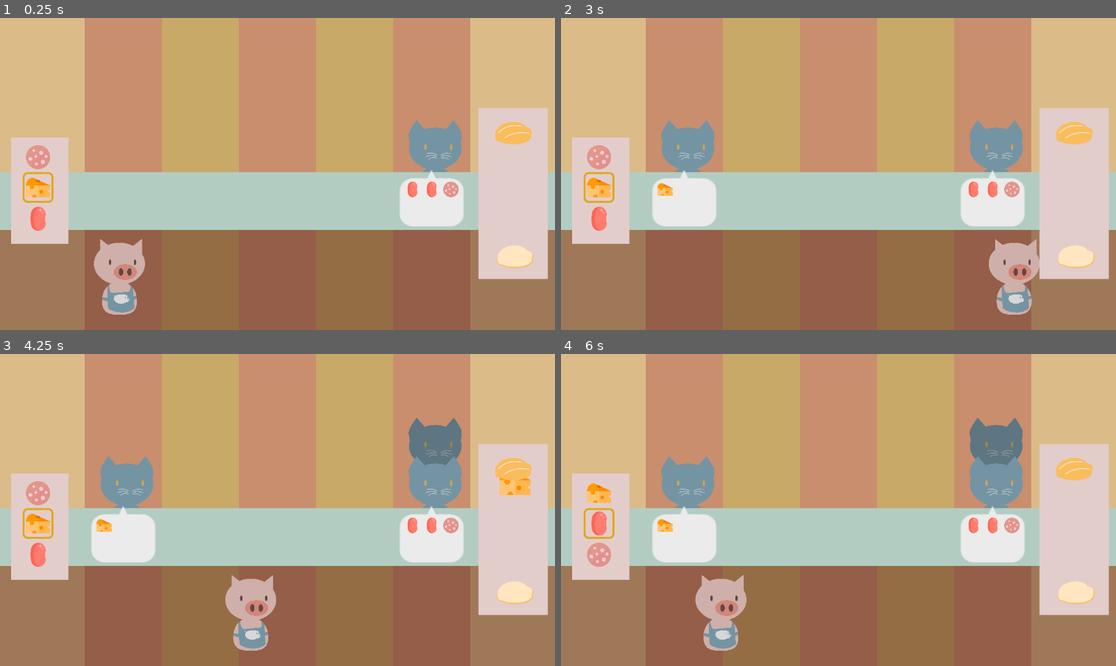
Above: before the commit, frames 1-4 (two rows, left to right).
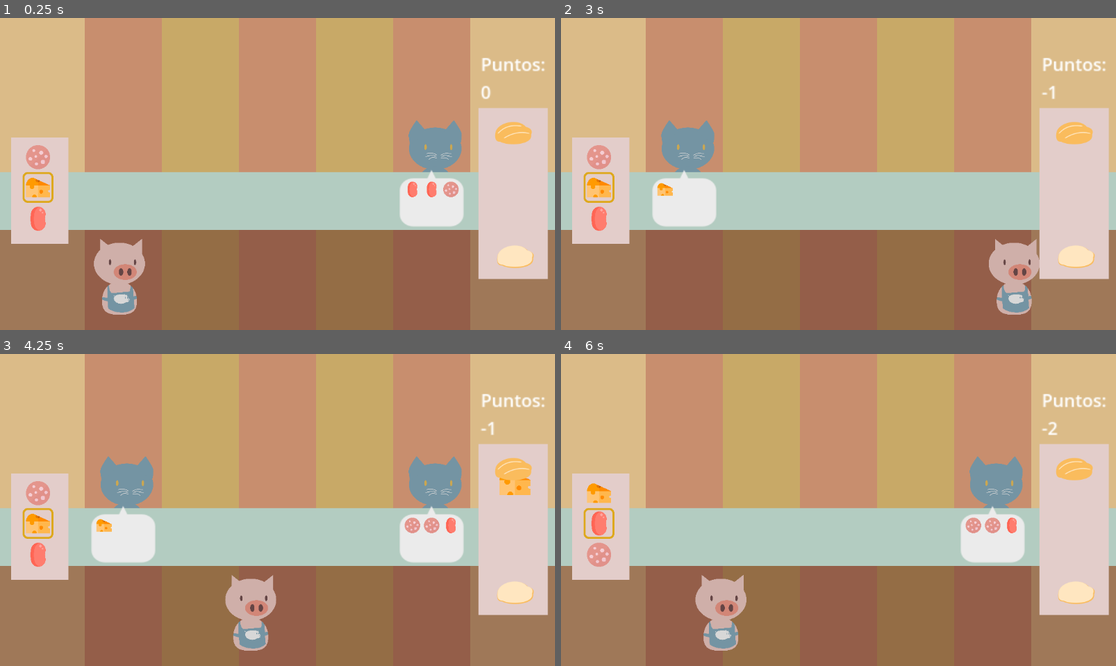
Above: after the commit, the same moments.

Repository: supersweet-dev/dos-de-milanesa
Game: Godot game, scene res://game.tscn
The game is run twice, just before and just after one commit, with the same random seed, the same clock (stepped at 60 frames per second) and the same inputs.
Inputs:
- Up to frame 1 (0.25 s): no input
- Up to frame 2 (3 s): tap Enter at 0.5, 2.75 s; hold Right (move_right) 0.53-1.28 s; tap D (ingredients_add) at 0.6, 2.1 s; hold S (ingredients_down) 1.28-2.03 s; tap Up (serve_order) at 1.35, 2.85 s; tap Space at 2 s; hold Right (move_right) 2.03-2.78 s; hold W (ingredients_up) from 2.78 s (still down)
- Up to frame 3 (4.25 s): tap Space at 3.5 s; release W (ingredients_up) at 3.53 s; hold Left (move_left) from 3.53 s (still down); tap D (ingredients_add) at 3.6 s
- Up to frame 4 (6 s): tap Up (serve_order) at 4.35, 5.85 s; release Left (move_left) at 5.03 s; hold S (ingredients_down) 5.03-5.78 s; tap D (ingredients_add) at 5.1 s; tap Enter at 5.75 s; hold Right (move_right) from 5.78 s (still down)

The runs differ from the first frame. In frame 1, 0.3% of the frame differs, in the area x 86-99%, y 12-27%; in frame 2, 3.2%; in frame 3, 1.7%; in frame 4, 4.7%, in the area x 16-99%, y 12-67%.

Commit message:
WORKING DEMO 🎉🎉🎉🍾🥳

Diff:
--- a/game.tscn
+++ b/game.tscn
@@ -129,3 +129,11 @@
 
 [node name="Lane5" type="Node2D" parent="OrderLanes"]
 position = Vector2(320, 50)
+
+[node name="Score" type="Label" parent="."]
+offset_left = 998.0
+offset_top = 70.0
+offset_right = 1036.0
+offset_bottom = 109.0
+scale = Vector2(2.29808, 2.22637)
+text = "???"
--- a/queue-system.gd
+++ b/queue-system.gd
@@ -8,9 +8,13 @@
 @export var max_clients_per_lane: int = 3
 @export var player: CharacterBody2D
 
+@onready var score_label = $"../Score"
+var score: int = 0
+
 var queues: Dictionary = {}
 
 func _ready():
+	_update_score_display(score)
 	player = get_node("../MiggyPiggy")
 	for lane in lanes:
 		queues[lane] = []  # Initialize lane queues
@@ -25,11 +29,14 @@
 
 		# Compare order
 		if _orders_match(expected_order, torta):
-			dismiss_client(closest_lane)
-			print("Correct torta! Client dismissed.")
+			score += 1
 		else:
-			print("Wrong torta! Client stays.")
-
+			score -= 1
+		_update_score_display(score)
+		dismiss_client(closest_lane)
+func _update_score_display(new_score: int):
+	if score_label:
+		score_label.text = "Puntos:\n" + str(new_score)
 func _orders_match(order1: Array, order2: Array) -> bool:
 	# Convert both arrays into dictionaries with ingredient counts
 	var count1 = _count_ingredients(order1)
Not shown, added: export_presets.cfg
